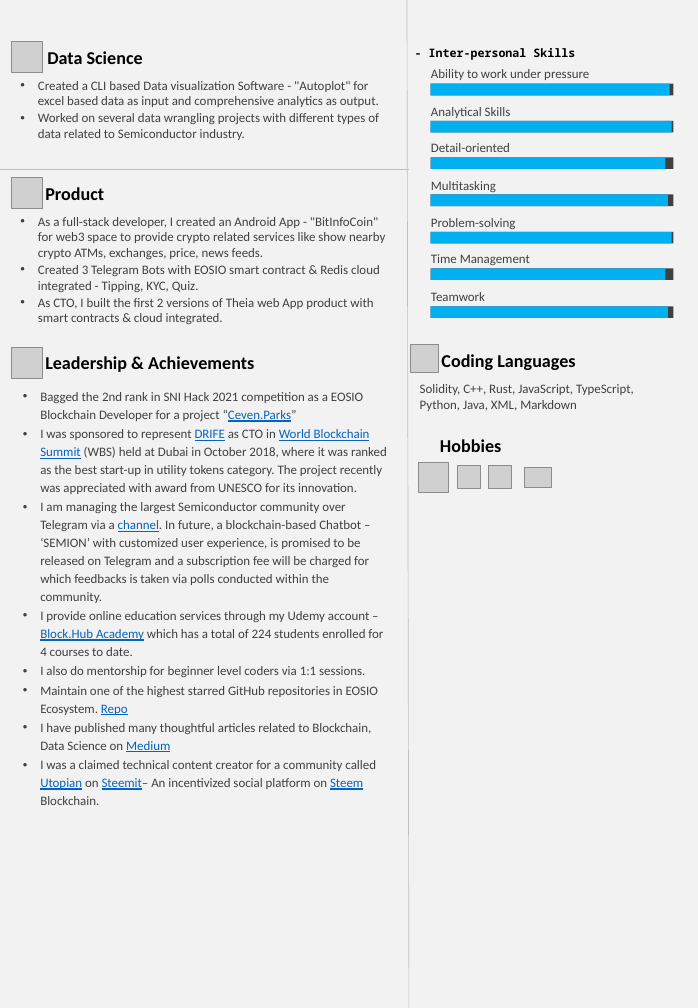
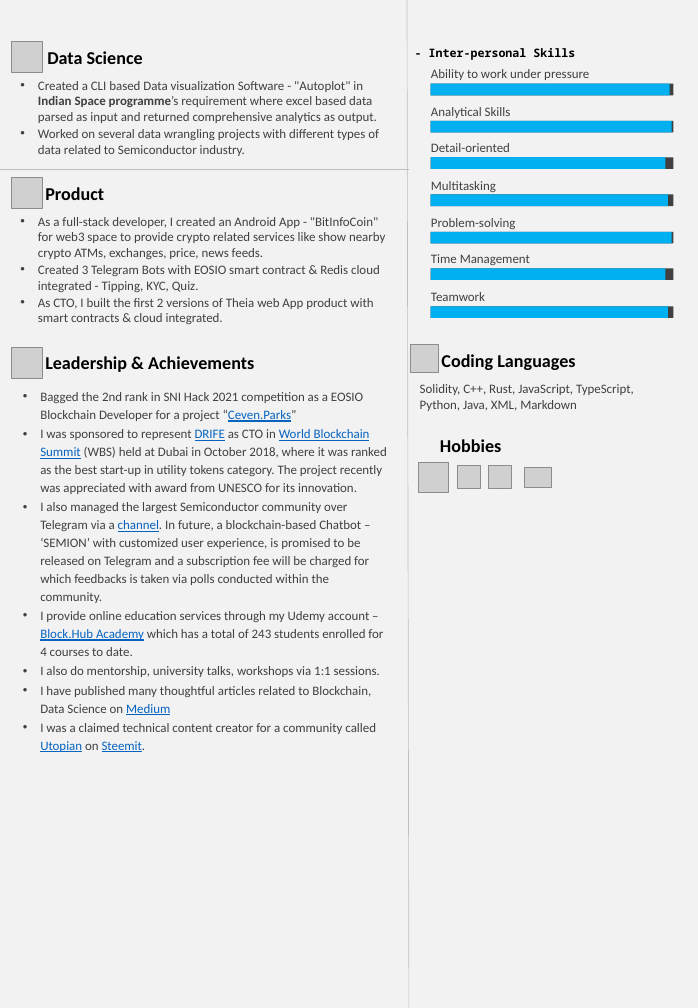
Before and after one commit to abhi3700/my_resume, a slide deck: slide 2 of my_resume.pptx. Drawn at 698x1008 pixels with LibreOffice and Linux fonts; fonts in the diff are those of the drawing; grey boxes stand for pictures; background and template pictures are left out. Boxes give left, top, right and bottom in pixels: in the first picture for what was removed or moved away, otherwise in the second. Text is boxed around its words. In the diff, an @@ line names an element or a change of style, - is before the commit and + after.

```diff
--- a/my_resume.pptx
+++ b/my_resume.pptx
@@ text at [38,81,377,123]: text changed @@
-• Created a CLI based Data visualization Software - "Autoplot" for excel based data as input and comprehensive analytics as output.
+• Created a CLI based Data visualization Software - "Autoplot" in Indian Space programme’s requirement where excel based data parsed as input and returned comprehensive analytics as output.
@@ text at [40,502,383,677]: text changed @@
-• I am managing the largest Semiconductor community over Telegram via a channel. In future, a blockchain-based Chatbot – ‘SEMION’ with customized user experience, is promised to be released on Telegram and a subscription fee will be charged for which feedbacks is taken via polls conducted within the community.
-• I provide online education services through my Udemy account – Block.Hub Academy which has a total of 224 students enrolled for 4 courses to date.
-• I also do mentorship for beginner level coders via 1:1 sessions.
-• Maintain one of the highest starred GitHub repositories in EOSIO Ecosystem. Repo
+• I also managed the largest Semiconductor community over Telegram via a channel. In future, a blockchain-based Chatbot – ‘SEMION’ with customized user experience, is promised to be released on Telegram and a subscription fee will be charged for which feedbacks is taken via polls conducted within the community.
+• I provide online education services through my Udemy account – Block.Hub Academy which has a total of 243 students enrolled for 4 courses to date.
+• I also do mentorship, university talks, workshops via 1:1 sessions.
@@ text at [40,723,376,752]: text changed @@
-• I was a claimed technical content creator for a community called Utopian on Steemit– An incentivized social platform on Steem Blockchain.
+• I was a claimed technical content creator for a community called Utopian on Steemit.
```
Also in this commit, not shown: 1 other slide changed, 1 other file.
